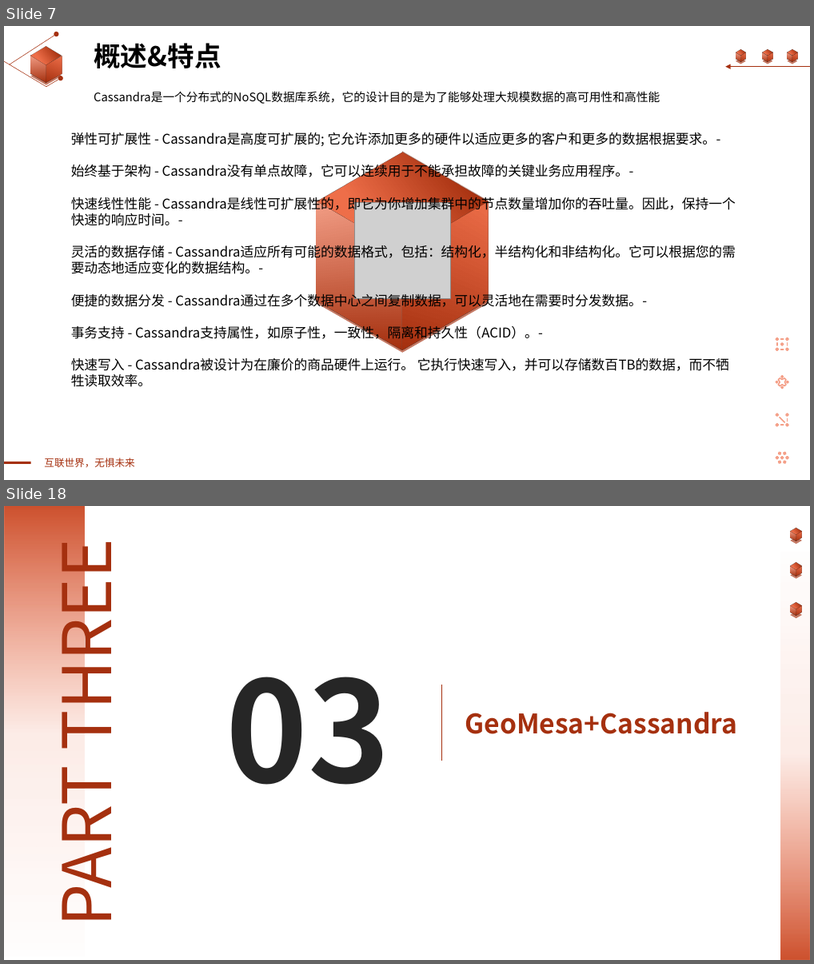
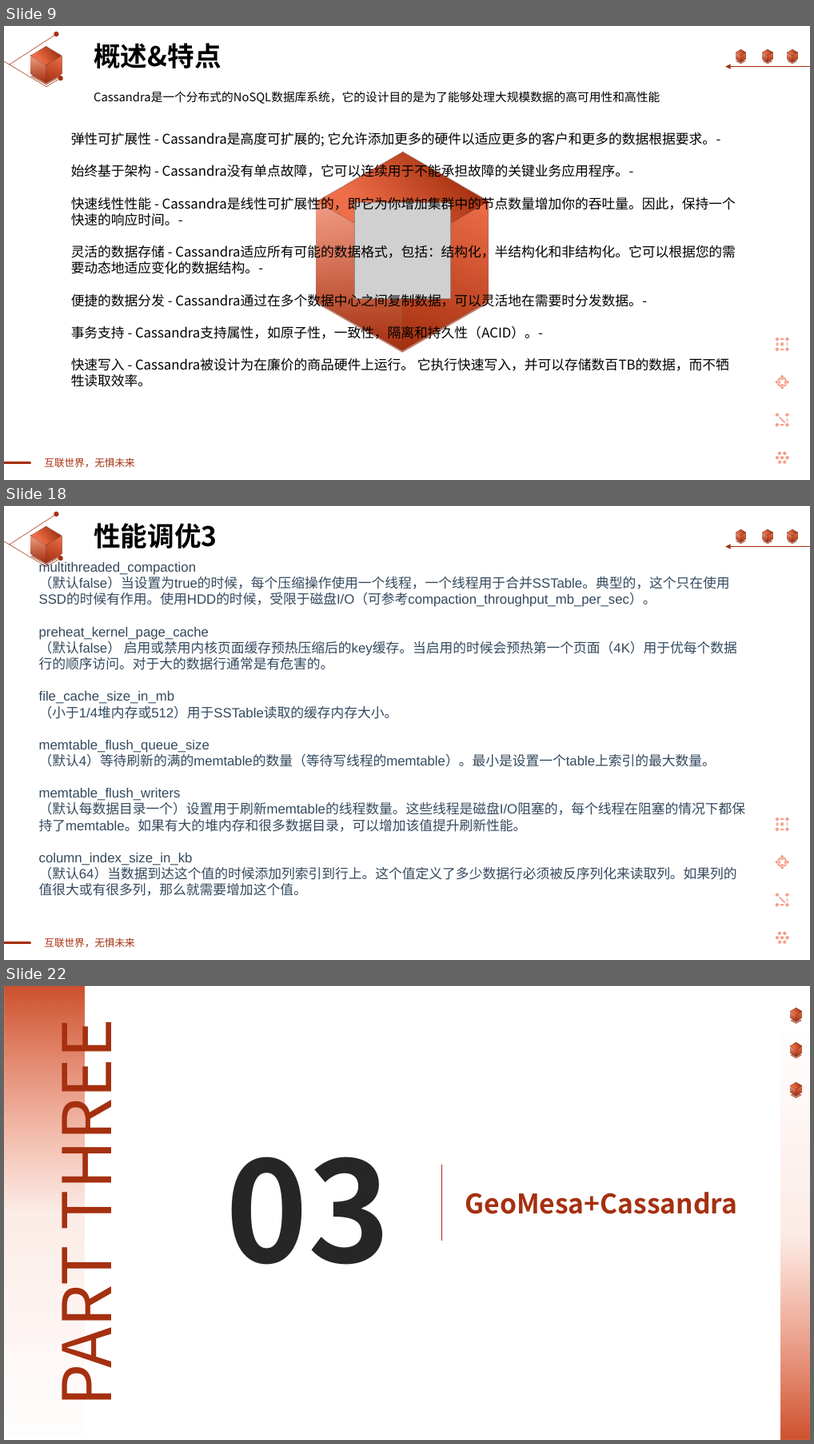
Before and after one commit to linkongluyin/linkongluyin, a slide deck: LearningPPT/1-2302250ZU6.pptx. Shown one above the other, each under a label of ours: slides 7 and 18 before the commit, slides 9, 18 and 22 after it; the slides between them are not shown. The pictures are 814x964 and 814x1444 pixels, drawn with LibreOffice and Linux fonts; fonts in the diff are those of the drawing; grey boxes stand for pictures. Boxes give left, top, right and bottom in pixels: in the first picture for what was removed or moved away, otherwise in the second. Text is boxed around its words. In the diff, an @@ line names an element or a change of style, - is before the commit and + after.

```diff
--- a/LearningPPT/1-2302250ZU6.pptx
+++ b/LearningPPT/1-2302250ZU6.pptx
@@ slide 18 added at [4, 506, 810, 960], background #FFFFFF; not listed: 73 template elements that a slide beside it also shows @@
@@ text added at [94, 523, 217, 548], 32 pt, text #000000, bold @@
+性能调优3
@@ text added at [39, 560, 746, 896], 16 pt, text #34495E @@
+multithreaded_compaction
+（默认false）当设置为true的时候，每个压缩操作使用一个线程，一个线程用于合并SSTable。典型的，这个只在使用SSD的时候有作用。使用HDD的时候，受限于磁盘I/O（可参考compaction_throughput_mb_per_sec）。
+preheat_kernel_page_cache
+（默认false） 启用或禁用内核页面缓存预热压缩后的key缓存。当启用的时候会预热第一个页面（4K）用于优每个数据行的顺序访问。对于大的数据行通常是有危害的。
+file_cache_size_in_mb
+（小于1/4堆内存或512）用于SSTable读取的缓存内存大小。
+memtable_flush_queue_size
+（默认4）等待刷新的满的memtable的数量（等待写线程的memtable）。最小是设置一个table上索引的最大数量。
+memtable_flush_writers
+（默认每数据目录一个）设置用于刷新memtable的线程数量。这些线程是磁盘I/O阻塞的，每个线程在阻塞的情况下都保持了memtable。如果有大的堆内存和很多数据目录，可以增加该值提升刷新性能。
+column_index_size_in_kb
+（默认64）当数据到达这个值的时候添加列索引到行上。这个值定义了多少数据行必须被反序列化来读取列。如果列的值很大或有很多列，那么就需要增加这个值。
@@ what was slide 7 is now slide 9 @@
@@ what was slide 18 is now slide 22 @@
```
Also in this commit, not shown: 2 slides changed, 13 other slides added, 16 slides removed, 23 other files.
